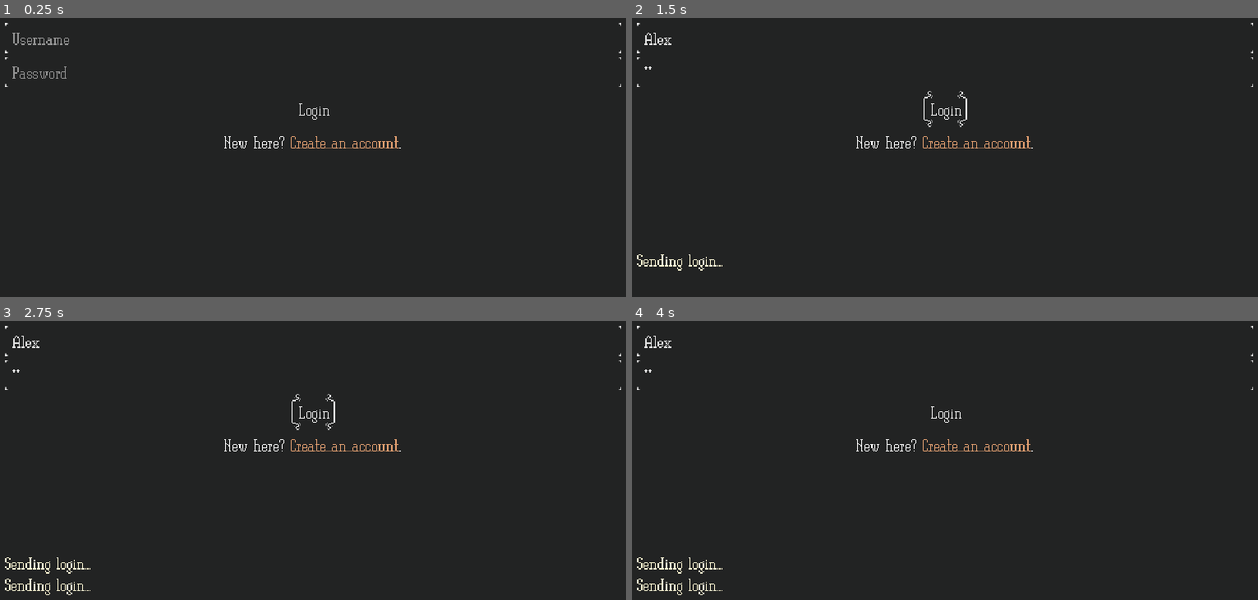
Above: before the commit, frames 1-4 (two rows, left to right).
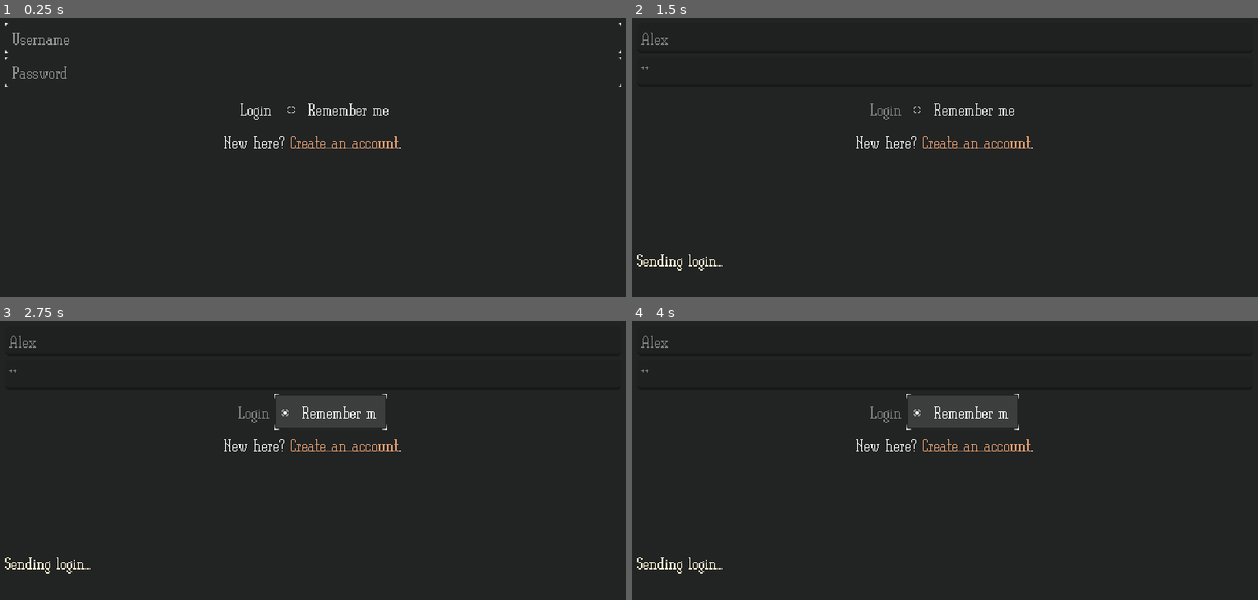
Above: after the commit, the same moments.

Repository: tristanbatchler/TwilightGroveOnline
Game: Godot game, scene res://states/connected/connected.tscn
The game is run twice, just before and just after one commit, with the same random seed, the same clock (stepped at 60 frames per second) and the same inputs. This scene is started directly instead of the project's main scene.
Inputs (mouse positions are in pixels of both pictures, inside the frame that each line leads up to):
- Up to frame 1 (0.25 s): no input
- Up to frame 2 (1.5 s): click (945, 37) at 0.52 s; type "Alex" at 0.6 s; click (945, 71) at 0.75 s; type "12" at 0.83 s; click "Login" at 1.25 s
- Up to frame 3 (2.75 s): click (331, 410) at 2 s, where only the run after the commit has a clickable "Remember me"
- Up to frame 4 (4 s): tap Enter at 2.75 s; move the mouse to (outside the picture) at 2.77 s; hold Right (ui_right) 2.78-3.53 s; click (outside the picture) at 2.92 s; tap Space at 3.5 s; move the mouse to (813, 507) at 3.52 s; hold Down (ui_down) from 3.53 s (still down)

The runs differ from the first frame. In frame 1, 0.2% of the frame differs, in the area x 38-63%, y 30-37%; in frame 2, 0.4%; in frame 3, 2.4%, in the area x 0-100%, y 1-99%; in frame 4, 2.4%.

Commit message:
Implement remember me functionality in login form: add checkbox for saving credentials, update config handling, and disable/enable form during submission.

Diff:
--- a/client/admin_levels/forest.tscn
+++ b/client/admin_levels/forest.tscn
@@ -201,7 +201,7 @@
 [node name="Forest" type="Node2D"]
 
 [node name="TileMapLayer" type="TileMapLayer" parent="."]
-tile_map_data = PackedByteArray("AAATAAcAAAABAAEAAAATAAgAAAA …(736 unchanged characters)… MAAgAAAAbAAoAAAAMAAgAAAAcAAoAAAAMAAgAAAA=")
+tile_map_data = PackedByteArray("AAATAAcAAAABAAEAAAATAAgAAAA …(736 unchanged characters)… MAAgAAAAbAAoAAAAMAAgAAAAcAAoAAAAMAAgAAAAWAAwAAAAAAAEAAAAWAA0AAAAAAAEAAAAWAA4AAAAAAAEAAAAWABAAAAAAAAEAAAAWAA8AAAAAAAEAAAAbAA8AAAALAAEAAAAaAA0AAAALAAEAAAAQABAAAAALAAEAAAA=")
 tile_set = SubResource("TileSet_lqx7t")
 
 [node name="Shrub" parent="." instance=ExtResource("2_lfbik")]
--- a/client/game_manager.gd
+++ b/client/game_manager.gd
@@ -14,8 +14,28 @@
 	State.ADMIN: "res://states/admin/admin.tscn"
 }
 
+enum ConfigKey {
+	REMEMBER_ME_CHECKED,
+	SAVED_USERNAME,
+	SAVED_PASSWORD,
+}
+
+var _config_key_names: Dictionary[ConfigKey, String] = {
+	ConfigKey.REMEMBER_ME_CHECKED: "REMEMBER_ME_CHECKED",
+	ConfigKey.SAVED_USERNAME: "SAVED_USERNAME",
+	ConfigKey.SAVED_PASSWORD: "SAVED_PASSWORD",
+}
+
+
 var client_id: int
 var _current_scene_root: Node
+
+var _config_path := "user://user.cfg"
+var _config: ConfigFile
+
+func _ready() -> void:
+	_config = ConfigFile.new()
+	_config.load(_config_path)
 
 func set_state(state: State) -> void:
 	if _current_scene_root != null:
@@ -25,3 +45,14 @@
 	_current_scene_root = scene.instantiate()
 
 	add_child(_current_scene_root)
+
+func set_config(key: ConfigKey, value: Variant) -> void:
+	_config.set_value("global", _config_key_names[key], value)
+	_config.save(_config_path)
+
+func get_config(key: ConfigKey) -> Variant:
+	return _config.get_value("global", _config_key_names[key])
+
+func clear_config(key: ConfigKey) -> void:
+	_config.erase_section_key("global", _config_key_names[key])
+	_config.save(_config_path)
--- a/client/states/connected/connected.gd
+++ b/client/states/connected/connected.gd
@@ -28,6 +28,7 @@
 		_register_form.show()
 
 func _on_login_form_submitted(username: String, password: String) -> void:
+	_login_form.disable_form()
 	_log.info("Sending login...")
 	var packet := Packets.Packet.new()
 	var login_request := packet.new_login_request()
@@ -36,6 +37,7 @@
 	WS.send(packet)
 
 func _on_register_form_submitted(username: String, password: String, confirm_password: String) -> void:
+	_register_form.disable_form()
 	if password != confirm_password:
 		_log.error("Passwords do not match")
 		return
@@ -58,6 +60,7 @@
 		_handle_admin_login_granted()
 
 func _handle_login_response(login_response: Packets.LoginResponse) -> void:
+	_login_form.enable_form()
 	var response := login_response.get_response()
 	if response.get_success():
 		_log.success("Login successful")
@@ -66,6 +69,7 @@
 		_log.error("Login failed: %s" % response.get_msg())
 
 func _handle_register_response(register_response: Packets.RegisterResponse) -> void:
+	_register_form.enable_form()
 	var response := register_response.get_response()
 	if response.get_success():
 		_log.success("Registration successful")
--- a/client/ui/login_form/login_form.gd
+++ b/client/ui/login_form/login_form.gd
@@ -4,6 +4,7 @@
 @onready var _username_field := $Username as LineEdit
 @onready var _password_field := $Password as LineEdit
 @onready var _login_button := $HBoxContainer/LoginButton as Button
+@onready var _remember_checkbox: CheckBox = $HBoxContainer/RememberCheckBox
 
 signal form_submitted(username: String, password: String)
 
@@ -12,5 +13,41 @@
 	_login_button.pressed.connect(_submit_form)
 	_password_field.text_submitted.connect(func(_s): _submit_form())
 
+	var saved_username = GameManager.get_config(GameManager.ConfigKey.SAVED_USERNAME)
+	if saved_username == null or not saved_username is String:
+		printerr("Saved username from config is not expected: %s" % saved_username)
+	else:
+		_username_field.text = saved_username
+
+	var saved_password = GameManager.get_config(GameManager.ConfigKey.SAVED_PASSWORD)
+	if saved_password == null or not saved_password is String:
+		printerr("Saved password from config is not expected: %s" % saved_password)
+	else:
+		_password_field.text = saved_password
+
+	var remember_me_checked = GameManager.get_config(GameManager.ConfigKey.REMEMBER_ME_CHECKED)
+	if remember_me_checked == null or not remember_me_checked is bool:
+		printerr("Saved remember me checked from config is not expected: %s" % remember_me_checked)
+	else:
+		_remember_checkbox.button_pressed = remember_me_checked
+
 func _submit_form() -> void:
+	GameManager.set_config(GameManager.ConfigKey.REMEMBER_ME_CHECKED, _remember_checkbox.button_pressed)
+	if _remember_checkbox.button_pressed:
+		GameManager.set_config(GameManager.ConfigKey.SAVED_USERNAME, _username_field.text)
+		GameManager.set_config(GameManager.ConfigKey.SAVED_PASSWORD, _password_field.text)
+	else:
+		GameManager.clear_config(GameManager.ConfigKey.SAVED_USERNAME)
+		GameManager.clear_config(GameManager.ConfigKey.SAVED_PASSWORD)
+
 	form_submitted.emit(_username_field.text, _password_field.text)
+
+func disable_form() -> void:
+	_username_field.editable = false
+	_password_field.editable = false
+	_login_button.disabled = true
+
+func enable_form() -> void:
+	_username_field.editable = true
+	_password_field.editable = true
+	_login_button.disabled = false
--- a/client/ui/login_form/login_form.tscn
+++ b/client/ui/login_form/login_form.tscn
@@ -28,3 +28,7 @@
 [node name="LoginButton" type="Button" parent="HBoxContainer"]
 layout_mode = 2
 text = "Login"
+
+[node name="RememberCheckBox" type="CheckBox" parent="HBoxContainer"]
+layout_mode = 2
+text = "Remember me"
--- a/client/ui/register_form/register_form.gd
+++ b/client/ui/register_form/register_form.gd
@@ -19,3 +19,15 @@
 
 func _submit_form() -> void:
 	form_submitted.emit(_username_field.text, _password_field.text, _confirm_password_field.text)
+
+func disable_form() -> void:
+	_username_field.editable = false
+	_password_field.editable = false
+	_confirm_password_field.editable = false
+	_confirm_button.disabled = true
+
+func enable_form() -> void:
+	_username_field.editable = true
+	_password_field.editable = true
+	_confirm_password_field.editable = false
+	_confirm_button.disabled = false
